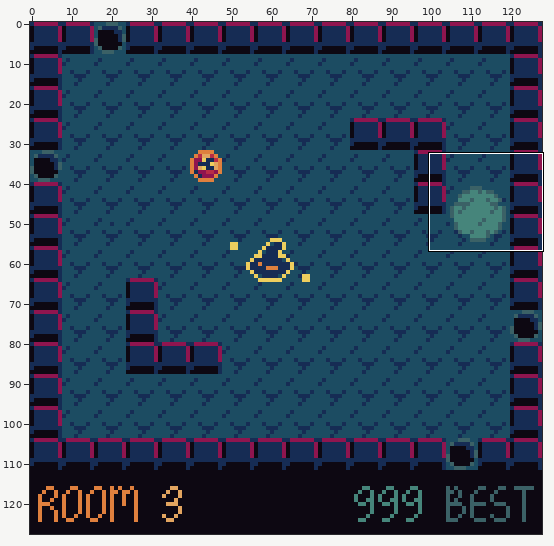
A pixel-art file gets an edit: assets/sprites.aseprite. The picture above shows the old version from afar; the outline marks the close-up.
Close-up. The starting point:
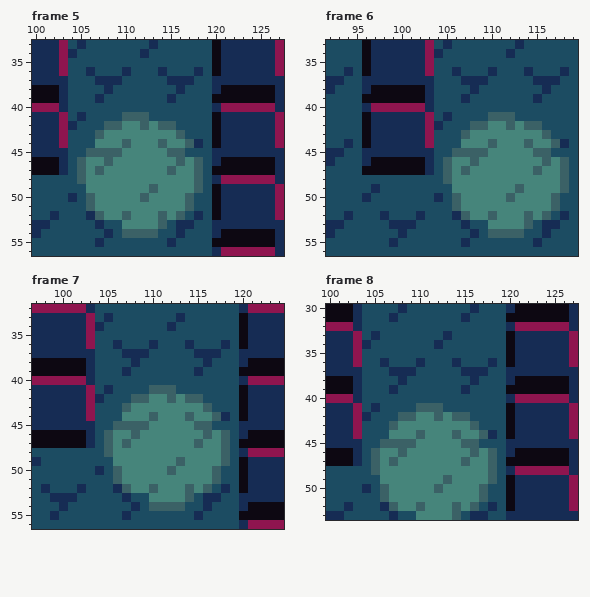
128x128 pixels, 32 frames. Shown: frame 5: x 100..127, y 33..56; frame 6: x 92..119, y 33..56; frame 7: x 97..124, y 32..56; frame 8: x 100..127, y 30..53. The commit also changed other frames or places, which this record leaves out.
Once edited:
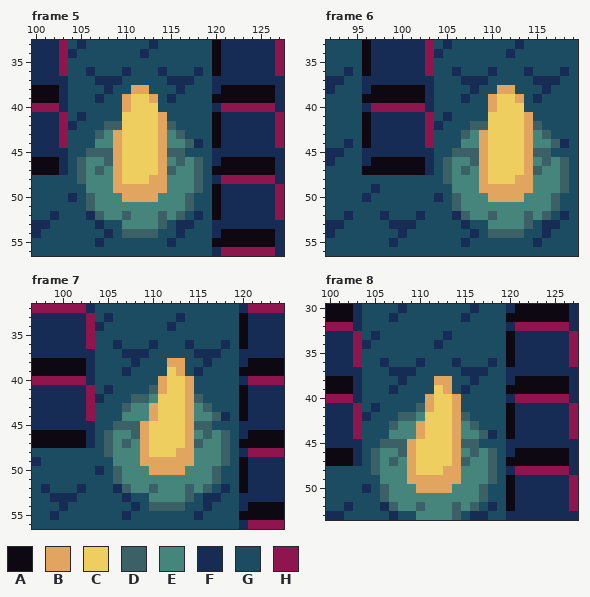
Palette (. is transparent): A #0d0812  B #e2a560  C #edce5e  D #3b6166  E #46857b  F #162c54  G #1c4c62  H #8f154f
Edits made:
layer "light" now shown
Frame 5, layer "light":
The author changed colour D to colour B in row 42 at x 114; in row 44 at x 114; in row 45 at x 109; in row 49 at x 113; in row 50 at x 112.
The author changed colour E to colour B in row 43 at x 109 and 114; in row 44 at x 109; in row 45 at x 114; in rows 46 to 47 at x 109 and 114; in row 48 at x 109 and 113 to 114; in row 49 at x 109 to 112 and 114.
The author changed colour E to colour B in row 50 at x 110 to 111 and 113.
The author changed colour G to colour B in row 38 at x 111 to 112; in row 39 at x 110 and 113; in row 40 at x 110; in row 41 at x 114.
The author changed colour D to colour C in row 41 at x 110 to 112; in row 42 at x 112; in row 44 at x 110.
The author changed colour E to colour C in row 42 at x 110 to 111 and 113; in row 43 at x 110 to 113; in row 44 at x 111 to 113; in rows 45 to 47 at x 110 to 113; in row 48 at x 110 to 112.
The author changed colour G to colour C in row 39 at x 111 to 112; in row 40 at x 111 to 113; in row 41 at x 113.
Frame 6, layer "light": the same change as frame 5
Frame 7, layer "light":
The author changed colour D to colour B in row 41 at x 111; in row 42 at x 114; in row 44 at x 110 and 114; in row 45 at x 109; in row 49 at x 113; in row 50 at x 112.
The author changed colour E to colour B in row 43 at x 110 and 114; in row 45 at x 114; in rows 46 to 47 at x 109 and 114; in row 48 at x 109 and 113 to 114; in row 49 at x 109 to 112 and 114; in row 50 at x 110 to 111 and 113.
The author changed colour G to colour B in row 38 at x 112 to 113; in row 39 at x 113; in row 40 at x 111 and 114; in row 41 at x 114.
The author changed colour D to colour C in rows 41 to 42 at x 112.
The author changed colour E to colour C in row 42 at x 111 and 113; in rows 43 to 44 at x 111 to 113; in rows 45 to 47 at x 110 to 113; in row 48 at x 110 to 112.
The author changed colour G to colour C in row 39 at x 112; in row 40 at x 112 to 113; in row 41 at x 113.
Frame 8, layer "light": the same change as frame 7
